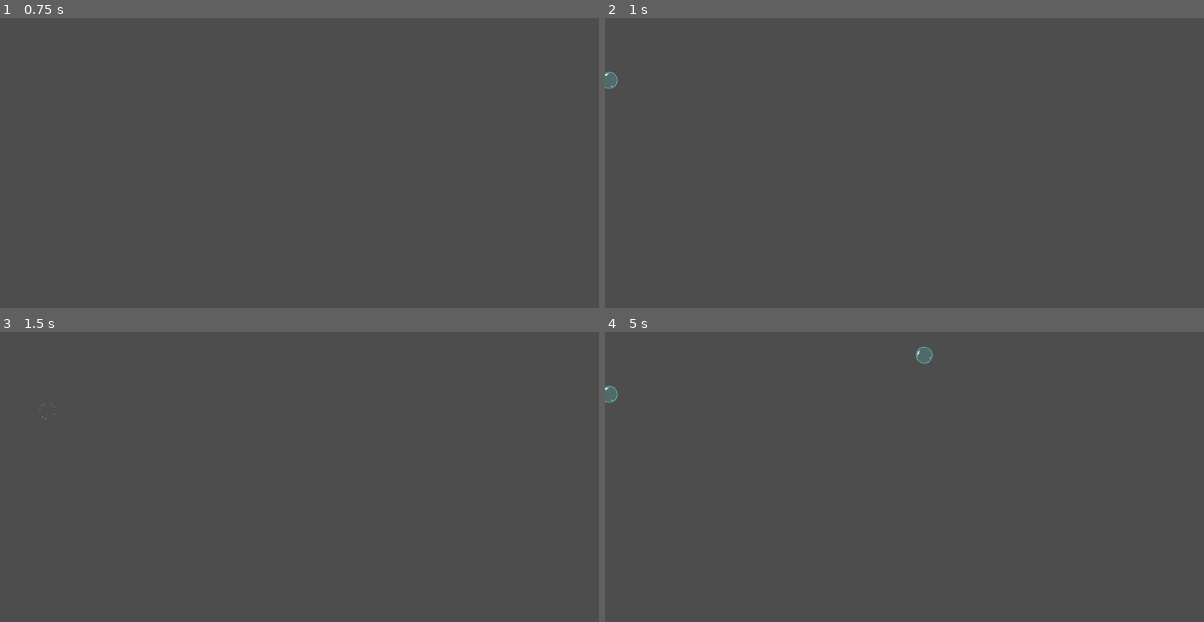
Above: before the commit, frames 1-4 (two rows, left to right).
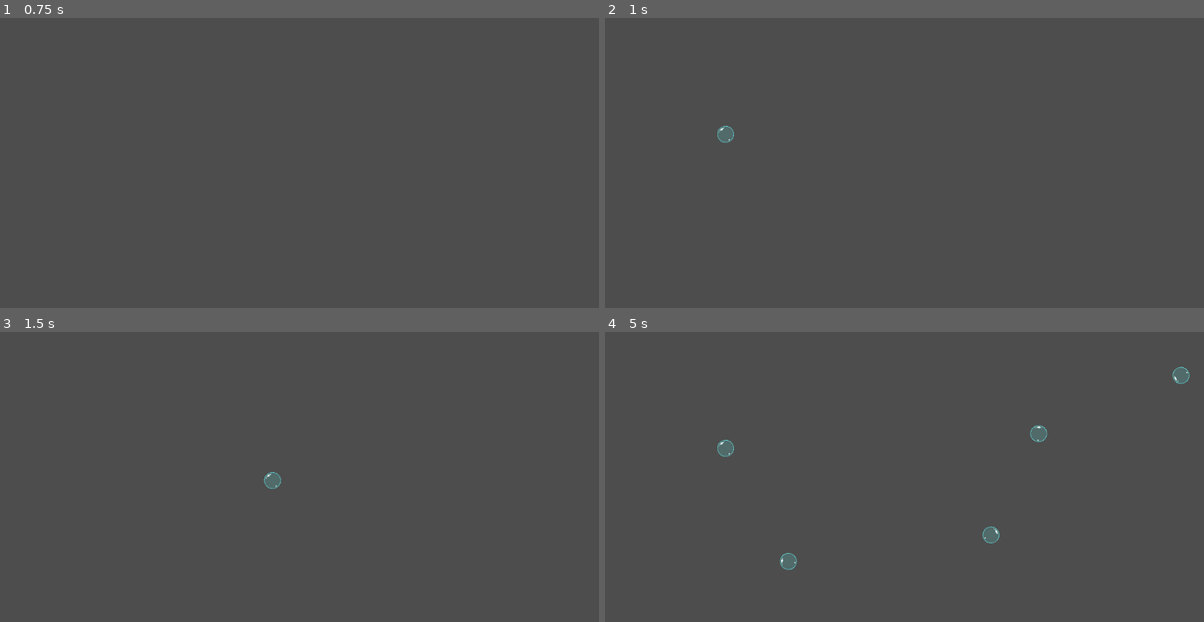
Above: after the commit, the same moments.

Repository: benxutech/bubble-tower-defense
Game: Godot game, scene res://Scenes/Maps/BaseMap.tscn
Same seed, same stepped clock (60 frames per second), same inputs: the game is played once before the commit and once after it. Before the commit the project starts from res://Scenes/Maps/Map1.tscn.
Inputs (mouse positions are in pixels of both pictures, inside the frame that each line leads up to):
- Up to frame 1 (0.75 s): tap Enter at 0.5 s; move the mouse to (431, 168) at 0.52 s; click (431, 168) at 0.67 s
- Up to frame 2 (1 s): no input
- Up to frame 3 (1.5 s): move the mouse to (41, 407) at 1.27 s; click (41, 407) at 1.42 s
- Up to frame 4 (5 s): move the mouse to (964, 424) at 2.02 s; click (964, 424) at 2.17 s; move the mouse to (874, 566) at 2.77 s; click (874, 566) at 2.92 s; move the mouse to (688, 424) at 3.52 s; click (688, 424) at 3.67 s; move the mouse to (646, 407) at 4.27 s; click (646, 407) at 4.42 s

Frame 1 is identical in both runs. In frame 2, 0.2% of the frame differs, in the area x 0-22%, y 18-44%; in frame 3, 0.1%; in frame 4, 0.9%, in the area x 0-98%, y 4-83%.

Commit message:
refactor: change path structure

Diff:
--- a/Scenes/Bubbles/SimpleBubble.tscn
+++ b/Scenes/Bubbles/BaseBubble.tscn
@@ -1,17 +1,17 @@
 [gd_scene load_steps=4 format=3 uid="uid://w4iwfip0y10u"]
 
-[ext_resource type="Script" path="res://Scenes/Bubbles/simple_bubble.gd" id="1_mtabc"]
-[ext_resource type="SpriteFrames" uid="uid://bvgi1slhq3yrd" path="res://Scenes/Bubbles/bubble.tres" id="2_ibvuf"]
+[ext_resource type="Script" path="res://Scenes/Bubbles/base_bubble.gd" id="1_hubat"]
+[ext_resource type="SpriteFrames" path="res://Scenes/Bubbles/bubble.tres" id="2_ngfwp"]
 
 [sub_resource type="CircleShape2D" id="CircleShape2D_plv51"]
 radius = 17.0294
 
-[node name="SimpleBubble" type="PathFollow2D"]
+[node name="BaseBubble" type="PathFollow2D"]
 loop = false
-script = ExtResource("1_mtabc")
+script = ExtResource("1_hubat")
 
 [node name="AnimatedSprite2D" type="AnimatedSprite2D" parent="."]
-sprite_frames = ExtResource("2_ibvuf")
+sprite_frames = ExtResource("2_ngfwp")
 
 [node name="Area2D" type="Area2D" parent="."]
 
--- a/Scenes/Bubbles/simple_bubble.gd
+++ b/Scenes/Bubbles/base_bubble.gd
@@ -16,12 +16,11 @@
 		return
 	is_destroyed = true
 	GlobalSignal.damage_taken.emit(base_damage)
-	queue_free()
+	pop()
 
 
 # Called every frame. 'delta' is the elapsed time since the previous frame.
 func _process(delta: float) -> void:
-
 	progress_ratio += speed * delta
 
 	if progress_ratio >= 1:
@@ -34,7 +33,6 @@
 	is_destroyed = true
 	$AnimatedSprite2D.play("pop")
 
-
 func _on_animated_sprite_2d_animation_finished():
 	if is_destroyed:
 		queue_free()
--- /dev/null
+++ b/Scenes/Maps/BaseMap.tscn
@@ -0,0 +1,9 @@
+[gd_scene load_steps=3 format=3 uid="uid://3cgfk7mm6o4b"]
+
+[ext_resource type="Script" path="res://Scenes/Maps/base_map_1.gd" id="1_scobg"]
+[ext_resource type="PackedScene" uid="uid://ctt8x6tspnqly" path="res://Scenes/Spawner/SpawnerPath.tscn" id="2_vt0d2"]
+
+[node name="BaseMap" type="Node2D"]
+script = ExtResource("1_scobg")
+
+[node name="SpawnerPath" parent="." instance=ExtResource("2_vt0d2")]
--- a/Scenes/Maps/Map1.tscn
+++ /dev/null
@@ -1,22 +0,0 @@
-[gd_scene load_steps=4 format=3 uid="uid://3cgfk7mm6o4b"]
-
-[ext_resource type="Script" path="res://Scenes/Maps/map_1.gd" id="1_1qd1w"]
-[ext_resource type="Script" path="res://Scenes/Maps/path_2d.gd" id="2_v4stm"]
-
-[sub_resource type="Curve2D" id="Curve2D_2ny3y"]
-_data = {
-"points": PackedVector2Array(0, 0, 0, 0, 0, 128, 3.42099, 0, -3.42099, 0, 592, 352, 0, 0, 0, 0, 576, 64, 0, 0, 0, 0, 936, -72, 10, 9, -10, -9, 1147, 116)
-}
-point_count = 5
-
-[node name="Map1" type="Node2D"]
-script = ExtResource("1_1qd1w")
-
-[node name="Path2D" type="Path2D" parent="."]
-position = Vector2(8, -8)
-curve = SubResource("Curve2D_2ny3y")
-script = ExtResource("2_v4stm")
-
-[node name="SpawnTimer" type="Timer" parent="Path2D"]
-
-[connection signal="timeout" from="Path2D/SpawnTimer" to="Path2D" method="_on_spawn_timer_timeout"]
--- a/Scenes/Maps/map_1.gd
+++ b/Scenes/Maps/base_map_1.gd
@@ -6,7 +6,7 @@
 # Called when the node enters the scene tree for the first time.
 func _ready() -> void:
 	GlobalSignal.damage_taken.connect(on_damage_taken)
-	$Path2D/SpawnTimer.start()
+	$SpawnerPath/SpawnTimer.start()
 
 
 # Called every frame. 'delta' is the elapsed time since the previous frame.
@@ -19,10 +19,10 @@
 
 	health -= damage_point
 	## maybe we want to emit an event here?
-	print(health)
+
 	if health <= 0:
 		finish_map()
 		is_game_over = true
 
 func finish_map() -> void:
-	$Path2D/SpawnTimer.stop()
+	$SpawnerPath/SpawnTimer.stop()
--- /dev/null
+++ b/Scenes/Spawner/SpawnerPath.tscn
@@ -0,0 +1,17 @@
+[gd_scene load_steps=3 format=3 uid="uid://ctt8x6tspnqly"]
+
+[ext_resource type="Script" path="res://Scenes/Spawner/spawner_path.gd" id="1_m8tbs"]
+
+[sub_resource type="Curve2D" id="Curve2D_n7p8r"]
+_data = {
+"points": PackedVector2Array(0, 0, 0, 0, 232, 224, 0, 0, 0, 0, 760, 336, 0, 0, 0, 0, 688, 560, 0, 0, 0, 0, 320, 464, 0, 0, 0, 0, 792, 144, 0, 0, 0, 0, 1000, 400, 0, 0, 0, 0, 1120, 48, 0, 0, 0, 0, 872, -24, 0, 0, 0, 0, 984, -304)
+}
+point_count = 9
+
+[node name="SpawnerPath" type="Path2D"]
+curve = SubResource("Curve2D_n7p8r")
+script = ExtResource("1_m8tbs")
+
+[node name="SpawnTimer" type="Timer" parent="."]
+
+[connection signal="timeout" from="SpawnTimer" to="." method="_on_spawn_timer_timeout"]
--- a/Scenes/Maps/path_2d.gd
+++ b/Scenes/Spawner/spawner_path.gd
@@ -10,8 +10,9 @@
 func _process(delta: float) -> void:
 	pass
 
+
 func _on_spawn_timer_timeout() -> void:
-	var bubbleScene := preload("res://Scenes/Bubbles/SimpleBubble.tscn")
+	var bubbleScene := preload("res://Scenes/Bubbles/BaseBubble.tscn")
 	var bubble = bubbleScene.instantiate()
 
 	add_child(bubble)
--- a/project.godot
+++ b/project.godot
@@ -11,7 +11,7 @@
 [application]
 
 config/name="Bubble Tower Defense"
-run/main_scene="res://Scenes/Maps/Map1.tscn"
+run/main_scene="res://Scenes/Maps/BaseMap.tscn"
 config/features=PackedStringArray("4.3", "GL Compatibility")
 config/icon="res://icon.svg"
 
